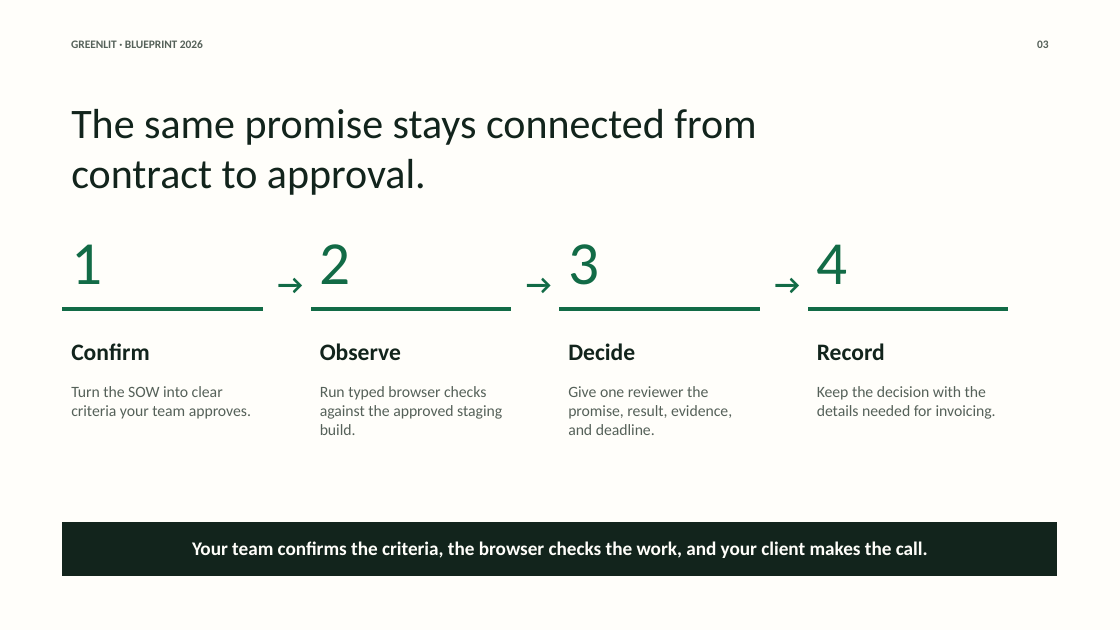
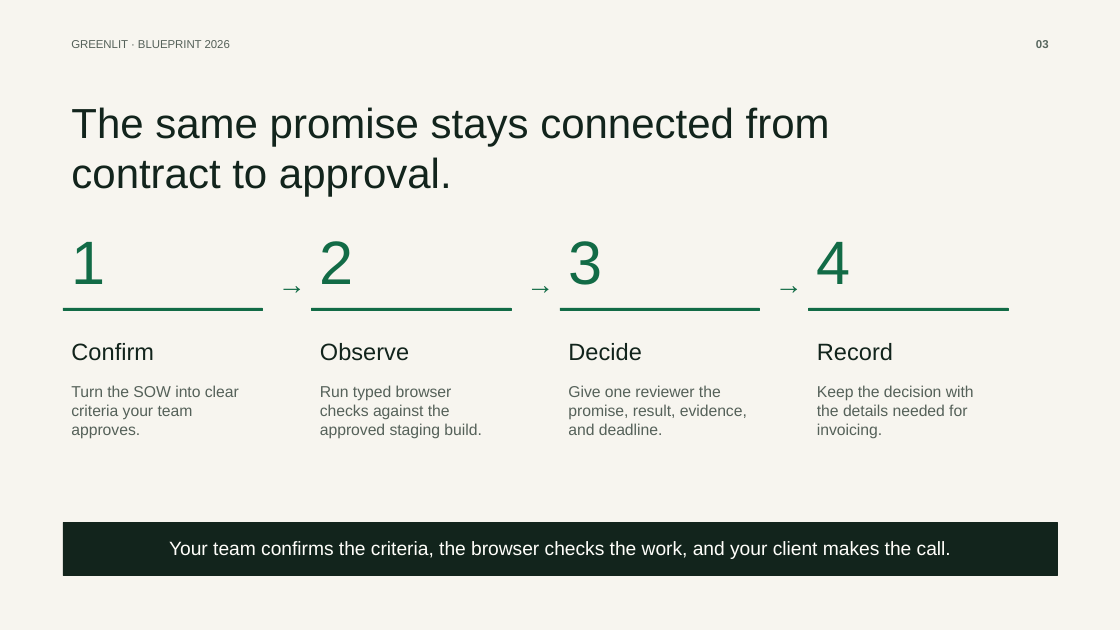
Before and after one commit to anayagarwalla-ai/greenlit, a slide deck: slide 3 of docs/hackathon/greenlit-blueprint-hackathon-deck.pptx. Drawn at 1120x630 pixels with LibreOffice and Linux fonts; fonts in the diff are those of the drawing. Boxes give left, top, right and bottom in pixels: in the first picture for what was removed or moved away, otherwise in the second. Text is boxed around its words. In the diff, an @@ line names an element or a change of style, - is before the commit and + after.

```diff
--- a/docs/hackathon/greenlit-blueprint-hackathon-deck.pptx
+++ b/docs/hackathon/greenlit-blueprint-hackathon-deck.pptx
@@ background #FFFEFA to #F7F5EF @@
@@ font Calibri to Arial, bold off in 9 elements at <box>71,40,230,48</box>, <box>71,343,154,361</box>, <box>320,343,409,361</box>, <box>568,343,642,361</box>, <box>817,343,893,361</box>, <box>169,541,951,559</box>, <box>270,262,305,304</box>, <box>518,262,554,304</box>, <box>766,262,802,304</box> @@
@@ font Calibri to Arial in 9 elements at <box>71,107,830,196</box>, <box>71,242,105,284</box>, <box>71,385,239,439</box>, <box>320,241,354,284</box>, <box>320,385,481,439</box>, <box>568,241,602,285</box>, <box>568,385,747,435</box>, <box>817,242,851,284</box>, <box>817,385,974,438</box> @@
@@ rectangle at <box>63,523,1057,576</box>: outline #12241C 0 pt to #12241C 0.75 pt @@
```
Also in this commit, not shown: 6 other slides changed, 3 slides added, 1 slide removed, 1 other file.
